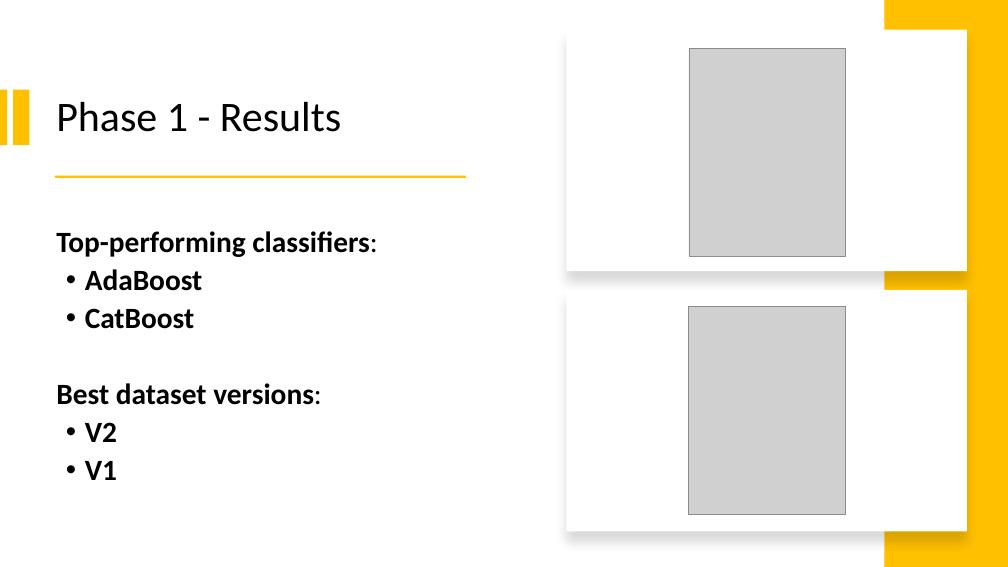
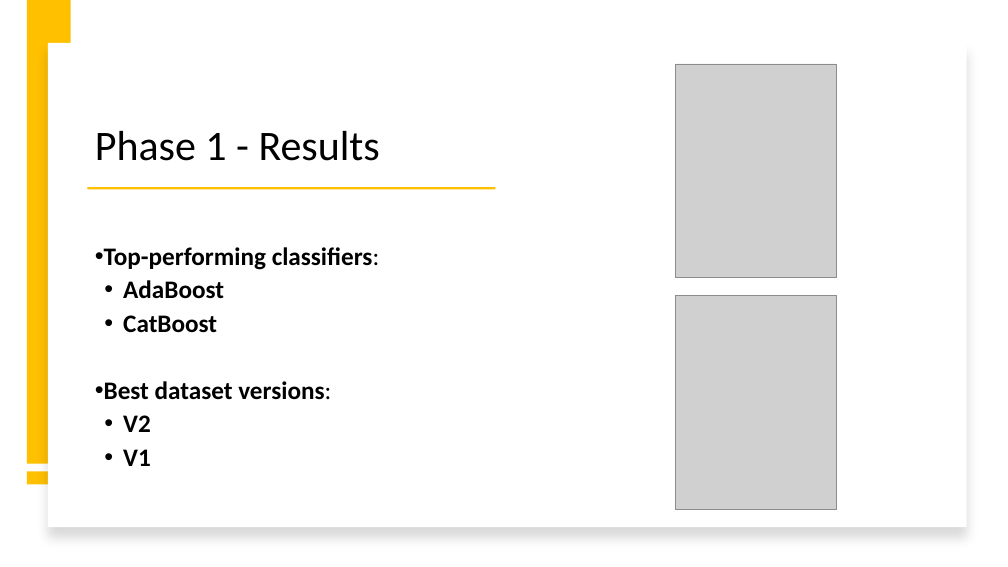
Before and after one commit to ileontios03/EPL448_Project, a slide deck: slide 18 of presentation.pptx. Drawn at 1008x567 pixels with LibreOffice and Linux fonts; fonts in the diff are those of the drawing; grey boxes stand for pictures. Boxes give left, top, right and bottom in pixels: in the first picture for what was removed or moved away, otherwise in the second. Text is boxed around its words. In the diff, an @@ line names an element or a change of style, - is before the commit and + after.

```diff
--- a/presentation.pptx
+++ b/presentation.pptx
@@ rectangle added at [27,0,71,464], fill #FFC000 @@
@@ rectangle removed at [566,29,967,271] @@
@@ rectangle removed at [885,0,1008,567] @@
@@ rectangle added at [48,43,966,528], fill #FFFFFF @@
@@ rectangle removed at [0,89,8,145] @@
@@ rectangle removed at [13,89,29,145] @@
@@ title "Phase 1 - Results": place and size @@
-title "Phase 1 - Results" at [56,102,341,132]
+title "Phase 1 - Results" at [95,131,380,161]
@@ title "Phase 1 - Results" at [95,131,380,161]: vertical alignment middle to bottom @@
@@ picture: place and size @@
-picture at [689,307,846,515]
+picture at [675,64,836,278]
@@ text "Top-performing classifiers:": place and size @@
-text "Top-performing classifiers:" at [56,231,377,480]
+text "Top-performing classifiers:" at [104,247,380,466]
@@ text "Top-performing classifiers:" at [104,247,380,466]: size 28 to 24 pt; bullet none to • @@
@@ rectangle: place and size @@
-rectangle at [55,175,467,178]
+rectangle at [87,188,495,190]
@@ rectangle removed at [566,290,967,532] @@
@@ picture: place and size @@
-picture at [689,48,846,256]
+picture at [675,296,836,509]
@@ rectangle added at [27,471,71,484], fill #FFC000 @@
```
Also in this commit, not shown: 4 slides added.
